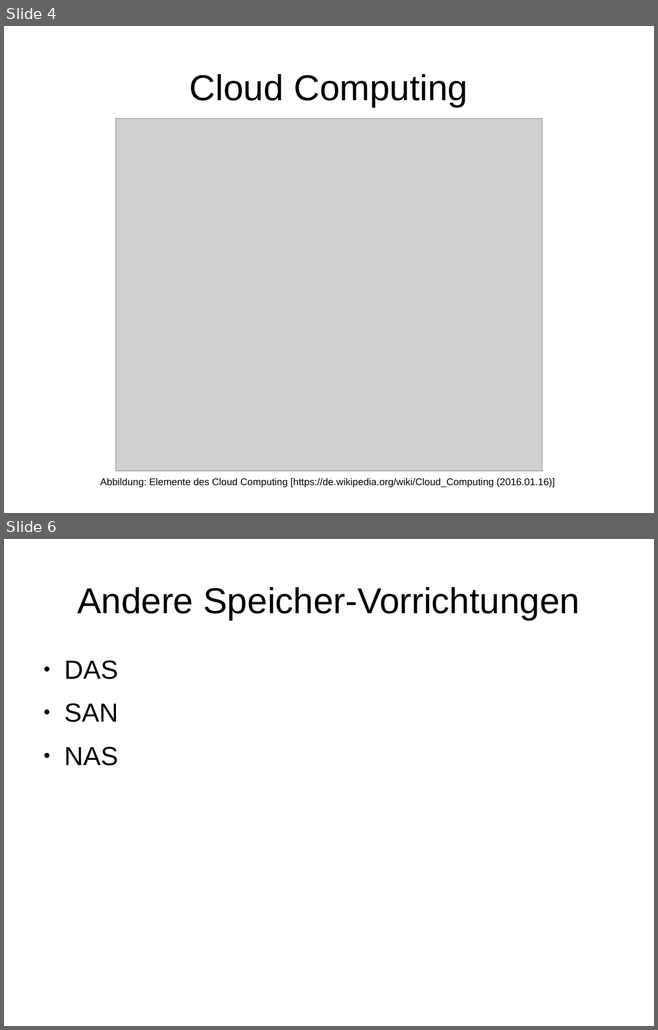
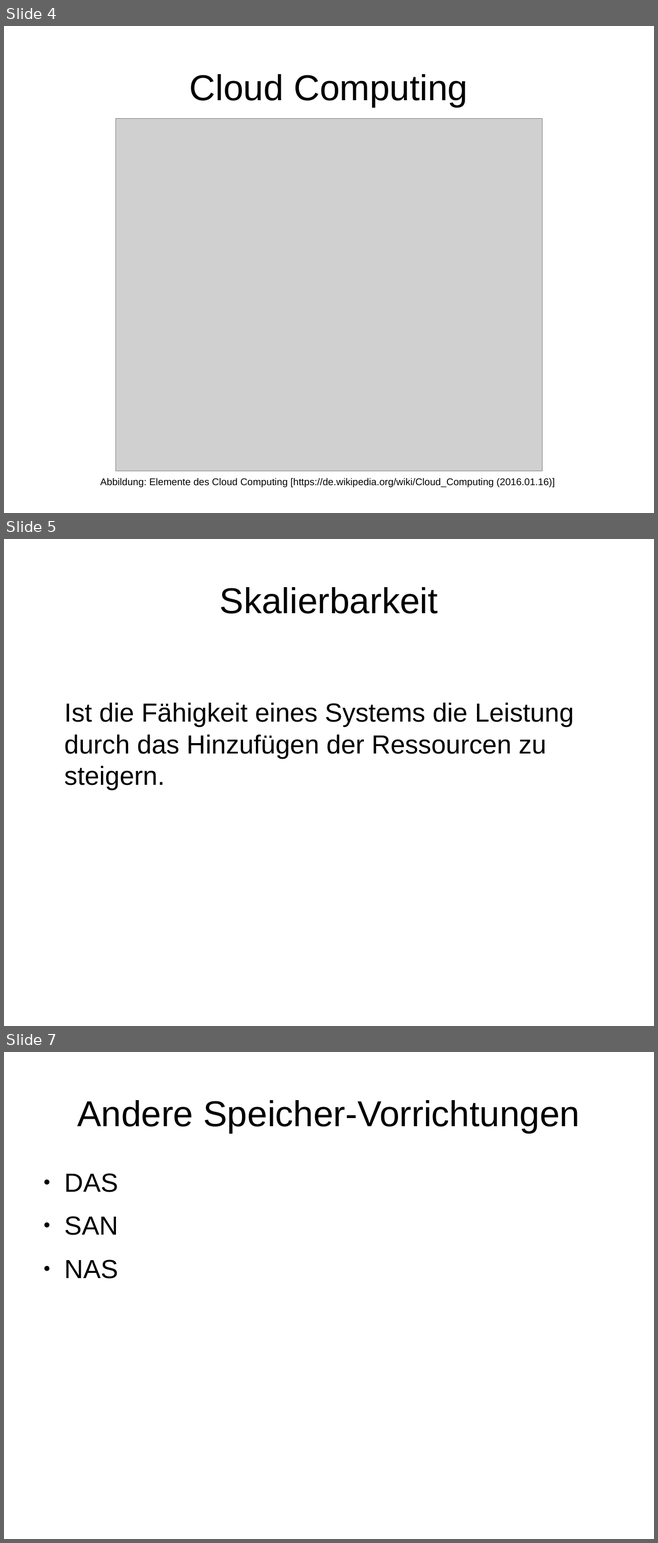
Before and after one commit to celentanos/inora, a slide deck: inora_vortrag.odp. Shown one above the other, each under a label of ours: slides 4 and 6 before the commit, slides 4, 5 and 7 after it; the slides between them are not shown. The pictures are 658x1030 and 658x1543 pixels, drawn with LibreOffice and Linux fonts; fonts in the diff are those of the drawing; grey boxes stand for pictures. Boxes give left, top, right and bottom in pixels: in the first picture for what was removed or moved away, otherwise in the second. Text is boxed around its words. In the diff, an @@ line names an element or a change of style, - is before the commit and + after.

```diff
--- a/inora_vortrag.odp
+++ b/inora_vortrag.odp
@@ slide 5 added at [4, 539, 654, 1026], background #FFFFFF @@
@@ title added at [220, 587, 438, 614], 44 pt, text #000000 @@
+Skalierbarkeit
@@ text added at [64, 703, 574, 790], 32 pt, text #000000 @@
+Ist die Fähigkeit eines Systems die Leistung durch das Hinzufügen der Ressourcen zu steigern.
@@ what was slide 6 is now slide 7 @@
```
Also in this commit, not shown: 1 other slide added, 1 slide removed, 2 other files.
